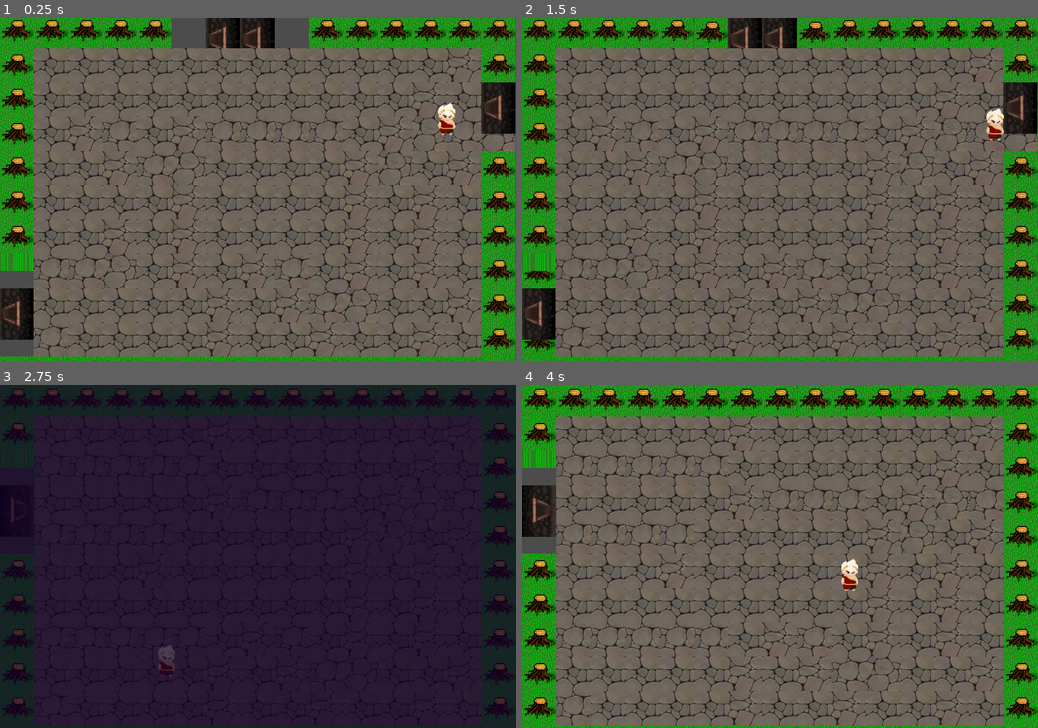
Above: before the commit, frames 1-4 (two rows, left to right).
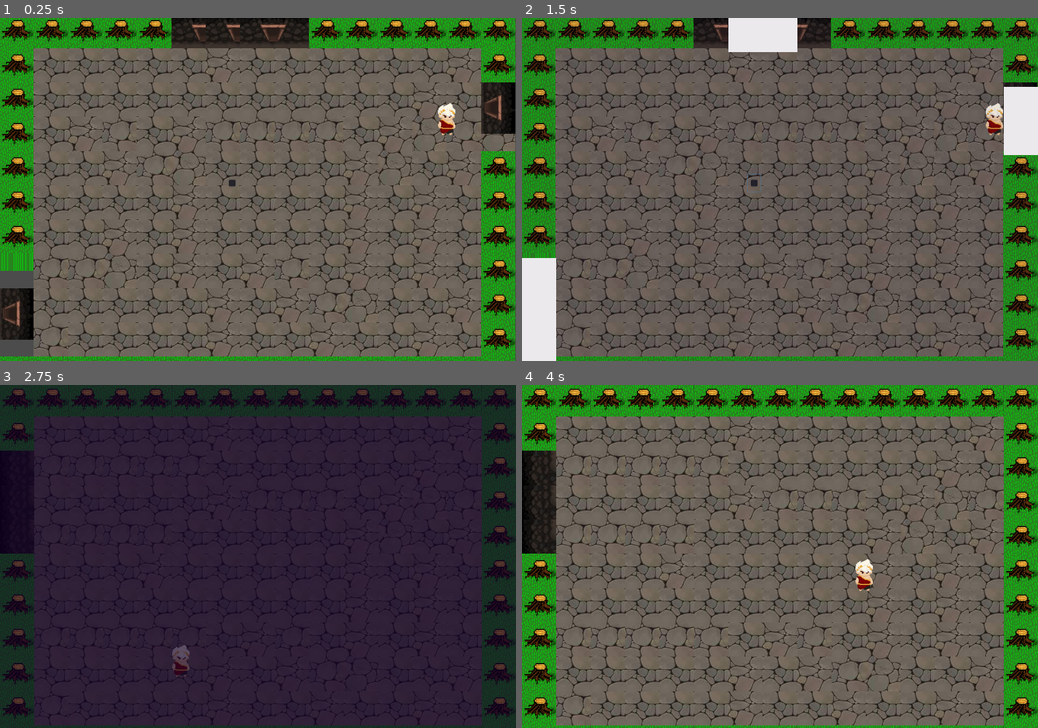
Above: after the commit, the same moments.

Repository: BlueFlame-SM/DungeonCrawler
Game: Godot game, scene res://Test_Mul-Level/Test_ML.tscn
The game is run twice, just before and just after one commit, with the same random seed, the same clock (stepped at 60 frames per second) and the same inputs.
Inputs (mouse positions are in pixels of both pictures, inside the frame that each line leads up to):
- Up to frame 1 (0.25 s): no input
- Up to frame 2 (1.5 s): click (754, 182) at 0.52 s; tap Enter at 1.25 s; hold D (right) from 1.28 s (still down)
- Up to frame 3 (2.75 s): release D (right) at 2.03 s; hold S (down) from 2.03 s (still down)
- Up to frame 4 (4 s): release S (down) at 2.78 s; hold D (right) 2.78-3.53 s; hold W (up) from 3.53 s (still down)

The runs differ from the first frame. In frame 1, 1.9% of the frame differs, in the area x 33-60%, y 0-50%; in frame 2, 6.2%, in the area x 0-100%, y 0-100%; in frame 3, 0.6%; in frame 4, 1.6%.

Commit message:
gates work. dirty fix to avoid collision
You cant walk through gate until leven complete. On level complete gate visuals change. (appear on top of closed gate) can now walk through and on next room ccant walk back into closed gate

Diff:
--- a/Test_Mul-Level/TestLevel.gd
+++ b/Test_Mul-Level/TestLevel.gd
@@ -25,14 +25,32 @@
 #	print("gate closing")
 
 
+func _on_LevelCompleted_pressed():
+#	TODO: make gate unenterable collision till level completen
+	$GatesOpen.visible = 1
+	$Gate_to_boss/GateCollision1.disabled = 0
+	$Gate_to_shop/GateCollision2.disabled = 0
+	$Gate_to_lootbox/GateCollision3.disabled = 0
+#	$TileMap.set_cell(384, 0, 1)
+	print("gates should open on completion")
+	pass # Replace with function body.
+
+
+
 func _on_Gate_to_boss_body_entered(body):
+	if body.name != "Player":
+		return
 	emit_signal("level_changed_to_boss", level_name)
 #Source: https://www.youtube.com/watch?v=XHbrKdsZrxY&ab_channel=jmbiv
 
 func _on_Gate_to_shop_body_entered(body):
+	if body.name != "Player":
+		return
 	emit_signal("level_changed_to_shop", level_name)
 
 func _on_Gate_to_lootbox_body_entered(body):
+	if body.name != "Player":
+		return
 	emit_signal("level_changed_to_lootbox", level_name)
 
 
--- a/Test_Mul-Level/TestLevel1.tscn
+++ b/Test_Mul-Level/TestLevel1.tscn
@@ -7,9 +7,16 @@
 [ext_resource path="res://assets/BoI_gates.webp" type="Texture" id=5]
 [ext_resource path="res://scenes/Player.tscn" type="PackedScene" id=6]
 [ext_resource path="res://assets/431118__inspectorj__door-front-closing-a.wav" type="AudioStream" id=7]
+[ext_resource path="res://assets/floor.png" type="Texture" id=8]
 
 [sub_resource type="ConvexPolygonShape2D" id=2]
 points = PoolVector2Array( 64, 64, 0, 64, 0, 0, 64, 0 )
+
+[sub_resource type="ConvexPolygonShape2D" id=7]
+points = PoolVector2Array( 64, 96, 0, 96, 0, 0, 64, 0 )
+
+[sub_resource type="ConvexPolygonShape2D" id=8]
+points = PoolVector2Array( 128, 64, 0, 64, 0, 0, 128, 0 )
 
 [sub_resource type="TileSet" id=1]
 0/name = "tile2.jpeg 0"
@@ -57,9 +64,16 @@
 2/navigation_offset = Vector2( 0, 0 )
 2/shape_offset = Vector2( 0, 0 )
 2/shape_transform = Transform2D( 1, 0, 0, 1, 0, 0 )
+2/shape = SubResource( 7 )
 2/shape_one_way = false
-2/shape_one_way_margin = 0.0
-2/shapes = [  ]
+2/shape_one_way_margin = 1.0
+2/shapes = [ {
+"autotile_coord": Vector2( 0, 0 ),
+"one_way": false,
+"one_way_margin": 1.0,
+"shape": SubResource( 7 ),
+"shape_transform": Transform2D( 1, 0, 0, 1, 0, 0 )
+} ]
 2/z_index = 0
 3/name = "tile2.jpeg 3"
 3/texture = ExtResource( 1 )
@@ -75,19 +89,70 @@
 3/shape_one_way_margin = 0.0
 3/shapes = [  ]
 3/z_index = 0
+4/name = "BoI_gates.webp 4"
+4/texture = ExtResource( 5 )
+4/tex_offset = Vector2( 0, 0 )
+4/modulate = Color( 1, 1, 1, 1 )
+4/region = Rect2( 160, 0, 128, 64 )
+4/tile_mode = 0
+4/occluder_offset = Vector2( 0, 0 )
+4/navigation_offset = Vector2( 0, 0 )
+4/shape_offset = Vector2( 0, 0 )
+4/shape_transform = Transform2D( 1, 0, 0, 1, 0, 0 )
+4/shape = SubResource( 8 )
+4/shape_one_way = false
+4/shape_one_way_margin = 1.0
+4/shapes = [ {
+"autotile_coord": Vector2( 0, 0 ),
+"one_way": false,
+"one_way_margin": 1.0,
+"shape": SubResource( 8 ),
+"shape_transform": Transform2D( 1, 0, 0, 1, 0, 0 )
+} ]
+4/z_index = 0
+
+[sub_resource type="TileSet" id=6]
+0/name = "floor.png 0"
+0/texture = ExtResource( 8 )
+0/tex_offset = Vector2( 0, 0 )
+0/modulate = Color( 1, 1, 1, 1 )
+0/region = Rect2( 96, 64, 64, 64 )
+0/tile_mode = 0
+0/occluder_offset = Vector2( 0, 0 )
+0/navigation_offset = Vector2( 0, 0 )
+0/shape_offset = Vector2( 0, 0 )
+0/shape_transform = Transform2D( 1, 0, 0, 1, 0, 0 )
+0/shape_one_way = false
+0/shape_one_way_margin = 0.0
+0/shapes = [  ]
+0/z_index = 0
+
+[sub_resource type="RectangleShape2D" id=4]
+extents = Vector2( 44, 48 )
 
 [sub_resource type="RectangleShape2D" id=3]
-extents = Vector2( 27.5, 33 )
+extents = Vector2( 48, 28 )
+
+[sub_resource type="RectangleShape2D" id=5]
+extents = Vector2( 34.25, 54.25 )
 
 [node name="TestLevel1" type="CanvasLayer"]
 script = ExtResource( 2 )
 level_name = "level1"
 
-[node name="TileMap" type="TileMap" parent="."]
+[node name="GatesClosed+floor" type="TileMap" parent="."]
 position = Vector2( -1, -648 )
 tile_set = SubResource( 1 )
+collision_mask = 0
 format = 1
-tile_data = PoolIntArray( 655360, 1, 0, 655361, 1, 0, 655362, 1, 0, 655363, 1, 0, 655364, 1, 0, 655366, 2, 0, 655367, 2, 0, 655369, 1, 0, 655370, 1, 0, 655371, 1, 0, 655372, 1, 0, 655373, 1, 0, 655374, 1, 0, 720896, 1, 0, 720897, 0, 0, 720898, 0, 0, 720899, 0, 0, 720900, 0, 0, 720901, 0, 0, 720902, 0, 0, 720903, 0, 0, 720904, 0, 0, 720905, 0, 0, 720906, 0, 0, 720907, 0, 0, 720908, 0, 0, 720910, 1, 0, 851967, 1, 0, 786432, 1, 0, 786433, 0, 0, 786434, 0, 0, 786435, 0, 0, 786436, 0, 0, 786437, 0, 0, 786438, 0, 0, 786439, 0, 0, 786440, 0, 0, 786441, 0, 0, 786442, 0, 0, 786443, 0, 0, 786445, 0, 0, 786446, 2, 0, 917503, 1, 0, 851968, 1, 0, 851969, 0, 0, 851972, …(1095 unchanged characters)…
+tile_data = PoolIntArray( 655360, 1, 0, 655361, 1, 0, 655362, 1, 0, 655363, 1, 0, 655364, 1, 0, 655365, 4, 0, 655366, 4, 0, 655367, 4, 0, 655369, 1, 0, 655370, 1, 0, 655371, 1, 0, 655372, 1, 0, 655373, 1, 0, 655374, 1, 0, 720896, 1, 0, 720897, 0, 0, 720898, 0, 0, 720899, 0, 0, 720900, 0, 0, 720901, 0, 0, 720903, 0, 0, 720904, 0, 0, 720905, 0, 0, 720906, 0, 0, 720907, 0, 0, 720908, 0, 0, 720910, 1, 0, 786432, 1, 0, 786433, 0, 0, 786434, 0, 0, 786435, 0, 0, 786436, 0, 0, 786437, 0, 0, 786438, 0, 0, 786439, 0, 0, 786440, 0, 0, 786441, 0, 0, 786442, 0, 0, 786443, 0, 0, 786445, 0, 0, 786446, 2, 0, 851968, 1, 0, 851969, 0, 0, 851972, …(1095 unchanged characters)…
+
+[node name="GatesOpen" type="TileMap" parent="."]
+visible = false
+tile_set = SubResource( 6 )
+collision_mask = 0
+format = 1
+tile_data = PoolIntArray( 6, 0, 0, 7, 0, 0, 131086, 0, 0, 196622, 0, 0, 458752, 0, 0, 524288, 0, 0, 589824, 0, 0 )
 
 [node name="Light2D" type="Light2D" parent="."]
 position = Vector2( -816, 684 )
@@ -105,28 +170,42 @@
 
 [node name="Gate_to_boss" type="Area2D" parent="."]
 position = Vector2( 1, 1 )
-
-[node name="GateCollision" type="CollisionShape2D" parent="Gate_to_boss"]
-position = Vector2( 940, 192 )
-shape = SubResource( 3 )
+collision_mask = 0
+
+[node name="GateCollision1" type="CollisionShape2D" parent="Gate_to_boss"]
+position = Vector2( 927, 183 )
+shape = SubResource( 4 )
+disabled = true
 
 [node name="Gate_to_shop" type="Area2D" parent="."]
 position = Vector2( 1, 1 )
-
-[node name="GateCollision" type="CollisionShape2D" parent="Gate_to_shop"]
-position = Vector2( 451, 15 )
+collision_mask = 0
+
+[node name="GateCollision2" type="CollisionShape2D" parent="Gate_to_shop"]
+position = Vector2( 447, 35 )
 shape = SubResource( 3 )
+disabled = true
 
 [node name="Gate_to_lootbox" type="Area2D" parent="."]
 position = Vector2( 1, 1 )
-
-[node name="GateCollision" type="CollisionShape2D" parent="Gate_to_lootbox"]
-position = Vector2( 27, 544 )
-shape = SubResource( 3 )
+collision_mask = 0
+
+[node name="GateCollision3" type="CollisionShape2D" parent="Gate_to_lootbox"]
+position = Vector2( 31.75, 534.25 )
+shape = SubResource( 5 )
+disabled = true
 
 [node name="door_shuts" type="AudioStreamPlayer2D" parent="."]
+position = Vector2( 11, 8 )
 stream = ExtResource( 7 )
+
+[node name="LevelCompleted" type="CheckBox" parent="."]
+margin_left = 420.0
+margin_top = 292.0
+margin_right = 444.0
+margin_bottom = 324.0
 
 [connection signal="body_entered" from="Gate_to_boss" to="." method="_on_Gate_to_boss_body_entered"]
 [connection signal="body_entered" from="Gate_to_shop" to="." method="_on_Gate_to_shop_body_entered"]
 [connection signal="body_entered" from="Gate_to_lootbox" to="." method="_on_Gate_to_lootbox_body_entered"]
+[connection signal="pressed" from="LevelCompleted" to="." method="_on_LevelCompleted_pressed"]
--- a/Test_Mul-Level/TestLevel2.tscn
+++ b/Test_Mul-Level/TestLevel2.tscn
@@ -10,6 +10,12 @@
 
 [sub_resource type="ConvexPolygonShape2D" id=2]
 points = PoolVector2Array( 64, 64, 0, 64, 0, 0, 64, 0 )
+
+[sub_resource type="ConvexPolygonShape2D" id=4]
+points = PoolVector2Array( 64, 96, 1, 96, 1, 2, 64, 2 )
+
+[sub_resource type="ConvexPolygonShape2D" id=3]
+points = PoolVector2Array( 33, 31, 0, 31, 0, 4, 32, 2 )
 
 [sub_resource type="TileSet" id=1]
 0/name = "tile2.jpeg 0"
@@ -61,9 +67,48 @@
 2/shape_one_way_margin = 0.0
 2/shapes = [  ]
 2/z_index = 0
-
-[sub_resource type="RectangleShape2D" id=3]
-extents = Vector2( 39, 51.5 )
+3/name = "BoI_gates.webp 3"
+3/texture = ExtResource( 5 )
+3/tex_offset = Vector2( 0, 0 )
+3/modulate = Color( 1, 1, 1, 1 )
+3/region = Rect2( 0, 192, 64, 96 )
+3/tile_mode = 0
+3/occluder_offset = Vector2( 0, 0 )
+3/navigation_offset = Vector2( 0, 0 )
+3/shape_offset = Vector2( 0, 0 )
+3/shape_transform = Transform2D( 1, 0, 0, 1, 0, 0 )
+3/shape = SubResource( 4 )
+3/shape_one_way = false
+3/shape_one_way_margin = 1.0
+3/shapes = [ {
+"autotile_coord": Vector2( 0, 0 ),
+"one_way": false,
+"one_way_margin": 1.0,
+"shape": SubResource( 4 ),
+"shape_transform": Transform2D( 1, 0, 0, 1, 0, 0 )
+} ]
+3/z_index = 0
+4/name = "BoI_gates.webp 4"
+4/texture = ExtResource( 5 )
+4/tex_offset = Vector2( 0, 0 )
+4/modulate = Color( 1, 1, 1, 1 )
+4/region = Rect2( 27, 33, 33, 31 )
+4/tile_mode = 0
+4/occluder_offset = Vector2( 0, 0 )
+4/navigation_offset = Vector2( 0, 0 )
+4/shape_offset = Vector2( 0, 0 )
+4/shape_transform = Transform2D( 1, 0, 0, 1, 0, 0 )
+4/shape = SubResource( 3 )
+4/shape_one_way = false
+4/shape_one_way_margin = 1.0
+4/shapes = [ {
+"autotile_coord": Vector2( 0, 0 ),
+"one_way": false,
+"one_way_margin": 1.0,
+"shape": SubResource( 3 ),
+"shape_transform": Transform2D( 1, 0, 0, 1, 0, 0 )
+} ]
+4/z_index = 0
 
 [node name="Testlevel2" type="CanvasLayer"]
 script = ExtResource( 2 )
@@ -73,7 +118,7 @@
 position = Vector2( 0, -645 )
 tile_set = SubResource( 1 )
 format = 1
-tile_data = PoolIntArray( 655360, 1, 0, 655361, 1, 0, 655362 …(323 unchanged characters)…  0, 0, 720908, 0, 0, 720910, 1, 0, 786438, 0, 0, 786439, 0, 0, 786440, 0, 0, 786441, 0, 0, 786442, 0, 0, 786443, 0, 0, 786445, 0, 0, 786446, 1, 0, 851968, 2, 0, 851969, 0, 0, 851970, 0, 0, 851971, 0, 0, 851972, 0, 0, 851973, 0, 0, 851978, 0, 0, 851982, 1, 0, 917509, 0, 0, 917510, 0, 0, 917511, …(1056 unchanged characters)…
+tile_data = PoolIntArray( 655360, 1, 0, 655361, 1, 0, 655362 …(323 unchanged characters)…  0, 0, 720908, 0, 0, 720910, 1, 0, 786432, 3, 0, 786438, 0, 0, 786439, 0, 0, 786440, 0, 0, 786441, 0, 0, 786442, 0, 0, 786443, 0, 0, 786445, 0, 0, 786446, 1, 0, 851968, 3, 0, 851969, 0, 0, 851970, 0, 0, 851971, 0, 0, 851972, 0, 0, 851973, 0, 0, 851978, 0, 0, 851982, 1, 0, 917504, 3, 0, 917509, 0, 0, 917510, 0, 0, 917511, …(1056 unchanged characters)…
 
 [node name="Light2D" type="Light2D" parent="."]
 position = Vector2( -816, 684 )
@@ -92,9 +137,3 @@
 
 [node name="door_shuts" type="AudioStreamPlayer2D" parent="."]
 stream = ExtResource( 7 )
-
-[node name="closed gate" type="RigidBody2D" parent="."]
-
-[node name="CollisionShape2D" type="CollisionShape2D" parent="closed gate"]
-position = Vector2( 29, 239.5 )
-shape = SubResource( 3 )
--- a/Test_Mul-Level/TestLevel3.tscn
+++ b/Test_Mul-Level/TestLevel3.tscn
@@ -11,6 +11,12 @@
 
 [sub_resource type="ConvexPolygonShape2D" id=2]
 points = PoolVector2Array( 64, 64, 0, 64, 0, 0, 64, 0 )
+
+[sub_resource type="ConvexPolygonShape2D" id=4]
+points = PoolVector2Array( 64, 96, 1, 96, 1, 2, 64, 2 )
+
+[sub_resource type="ConvexPolygonShape2D" id=3]
+points = PoolVector2Array( 33, 31, 0, 31, 0, 4, 32, 2 )
 
 [sub_resource type="TileSet" id=1]
 0/name = "tile2.jpeg 0"
@@ -62,6 +68,48 @@
 2/shape_one_way_margin = 0.0
 2/shapes = [  ]
 2/z_index = 0
+3/name = "BoI_gates.webp 3"
+3/texture = ExtResource( 3 )
+3/tex_offset = Vector2( 0, 0 )
+3/modulate = Color( 1, 1, 1, 1 )
+3/region = Rect2( 0, 192, 64, 96 )
+3/tile_mode = 0
+3/occluder_offset = Vector2( 0, 0 )
+3/navigation_offset = Vector2( 0, 0 )
+3/shape_offset = Vector2( 0, 0 )
+3/shape_transform = Transform2D( 1, 0, 0, 1, 0, 0 )
+3/shape = SubResource( 4 )
+3/shape_one_way = false
+3/shape_one_way_margin = 1.0
+3/shapes = [ {
+"autotile_coord": Vector2( 0, 0 ),
+"one_way": false,
+"one_way_margin": 1.0,
+"shape": SubResource( 4 ),
+"shape_transform": Transform2D( 1, 0, 0, 1, 0, 0 )
+} ]
+3/z_index = 0
+4/name = "BoI_gates.webp 4"
+4/texture = ExtResource( 3 )
+4/tex_offset = Vector2( 0, 0 )
+4/modulate = Color( 1, 1, 1, 1 )
+4/region = Rect2( 27, 33, 33, 31 )
+4/tile_mode = 0
+4/occluder_offset = Vector2( 0, 0 )
+4/navigation_offset = Vector2( 0, 0 )
+4/shape_offset = Vector2( 0, 0 )
+4/shape_transform = Transform2D( 1, 0, 0, 1, 0, 0 )
+4/shape = SubResource( 3 )
+4/shape_one_way = false
+4/shape_one_way_margin = 1.0
+4/shapes = [ {
+"autotile_coord": Vector2( 0, 0 ),
+"one_way": false,
+"one_way_margin": 1.0,
+"shape": SubResource( 3 ),
+"shape_transform": Transform2D( 1, 0, 0, 1, 0, 0 )
+} ]
+4/z_index = 0
 
 [node name="TestLevel3" type="CanvasLayer"]
 script = ExtResource( 8 )
@@ -71,7 +119,7 @@
 position = Vector2( 0, -645 )
 tile_set = SubResource( 1 )
 format = 1
-tile_data = PoolIntArray( 655360, 1, 0, 655361, 1, 0, 655362 …(323 unchanged characters)…  0, 0, 720908, 0, 0, 720910, 1, 0, 786437, 1, 0, 786438, 1, 0, 786439, 1, 0, 786440, 0, 0, 786441, 0, 0, 786442, 0, 0, 786443, 0, 0, 786445, 0, 0, 786446, 1, 0, 851968, 2, 0, 851969, 0, 0, 851970, 0, 0, 851971, 0, 0, 851972, 0, 0, 851973, 0, 0, 851975, 1, 0, 851978, 0, 0, 851982, 1, 0, 917509, 0, 0, 917510, 1, 0, 917511, …(1056 unchanged characters)…
+tile_data = PoolIntArray( 655360, 1, 0, 655361, 1, 0, 655362 …(323 unchanged characters)…  0, 0, 720908, 0, 0, 720910, 1, 0, 786432, 3, 0, 786437, 1, 0, 786438, 1, 0, 786439, 1, 0, 786440, 0, 0, 786441, 0, 0, 786442, 0, 0, 786443, 0, 0, 786445, 0, 0, 786446, 1, 0, 851968, 3, 0, 851969, 0, 0, 851970, 0, 0, 851971, 0, 0, 851972, 0, 0, 851973, 0, 0, 851975, 1, 0, 851978, 0, 0, 851982, 1, 0, 917504, 3, 0, 917509, 0, 0, 917510, 1, 0, 917511, …(1056 unchanged characters)…
 
 [node name="Light2D" type="Light2D" parent="."]
 position = Vector2( -816, 684 )
--- a/Test_Mul-Level/TestLevel4.tscn
+++ b/Test_Mul-Level/TestLevel4.tscn
@@ -10,6 +10,9 @@
 
 [sub_resource type="ConvexPolygonShape2D" id=2]
 points = PoolVector2Array( 64, 64, 0, 64, 0, 0, 64, 0 )
+
+[sub_resource type="ConvexPolygonShape2D" id=3]
+points = PoolVector2Array( 64, 96, 0, 96, 0, 0, 64, 0 )
 
 [sub_resource type="TileSet" id=1]
 0/name = "tile2.jpeg 0"
@@ -61,6 +64,27 @@
 2/shape_one_way_margin = 0.0
 2/shapes = [  ]
 2/z_index = 0
+3/name = "BoI_gates.webp 3"
+3/texture = ExtResource( 3 )
+3/tex_offset = Vector2( 0, 0 )
+3/modulate = Color( 1, 1, 1, 1 )
+3/region = Rect2( 0, 192, 64, 96 )
+3/tile_mode = 0
+3/occluder_offset = Vector2( 0, 0 )
+3/navigation_offset = Vector2( 0, 0 )
+3/shape_offset = Vector2( 0, 0 )
+3/shape_transform = Transform2D( 1, 0, 0, 1, 0, 0 )
+3/shape = SubResource( 3 )
+3/shape_one_way = false
+3/shape_one_way_margin = 1.0
+3/shapes = [ {
+"autotile_coord": Vector2( 0, 0 ),
+"one_way": false,
+"one_way_margin": 1.0,
+"shape": SubResource( 3 ),
+"shape_transform": Transform2D( 1, 0, 0, 1, 0, 0 )
+} ]
+3/z_index = 0
 
 [node name="TestLevel4" type="CanvasLayer"]
 script = ExtResource( 8 )
@@ -70,7 +94,7 @@
 position = Vector2( 0, -645 )
 tile_set = SubResource( 1 )
 format = 1
-tile_data = PoolIntArray( 655360, 1, 0, 655361, 1, 0, 655362 …(323 unchanged characters)…  0, 0, 720908, 0, 0, 720910, 1, 0, 786437, 0, 0, 786438, 0, 0, 786439, 0, 0, 786440, 1, 0, 786441, 0, 0, 786442, 0, 0, 786443, 0, 0, 786444, 0, 0, 786445, 0, 0, 786446, 1, 0, 851968, 2, 0, 851969, 0, 0, 851970, 0, 0, 851971, 0, 0, 851973, 0, 0, 851974, 1, 0, 851976, 1, 0, 851977, 0, 0, 851978, 0, 0, 851979, 0, 0, 851982, 1, 0, 917509, 0, 0, 917510, 1, 0, 917511, …(1175 unchanged characters)…
+tile_data = PoolIntArray( 655360, 1, 0, 655361, 1, 0, 655362 …(323 unchanged characters)…  0, 0, 720908, 0, 0, 720910, 1, 0, 786432, 3, 0, 786437, 0, 0, 786438, 0, 0, 786439, 0, 0, 786440, 1, 0, 786441, 0, 0, 786442, 0, 0, 786443, 0, 0, 786444, 0, 0, 786445, 0, 0, 786446, 1, 0, 851968, 3, 0, 851969, 0, 0, 851970, 0, 0, 851971, 0, 0, 851973, 0, 0, 851974, 1, 0, 851976, 1, 0, 851977, 0, 0, 851978, 0, 0, 851979, 0, 0, 851982, 1, 0, 917504, 3, 0, 917509, 0, 0, 917510, 1, 0, 917511, …(1175 unchanged characters)…
 
 [node name="Light2D" type="Light2D" parent="."]
 position = Vector2( -816, 684 )
Not shown: 1 places in Test_Mul-Level/TestLevel1.tscn that only renumber resources
Not shown: 1 places in Test_Mul-Level/TestLevel2.tscn that only renumber resources
Not shown: 1 places in Test_Mul-Level/TestLevel3.tscn that only renumber resources
Not shown: 1 places in Test_Mul-Level/TestLevel4.tscn that only renumber resources
